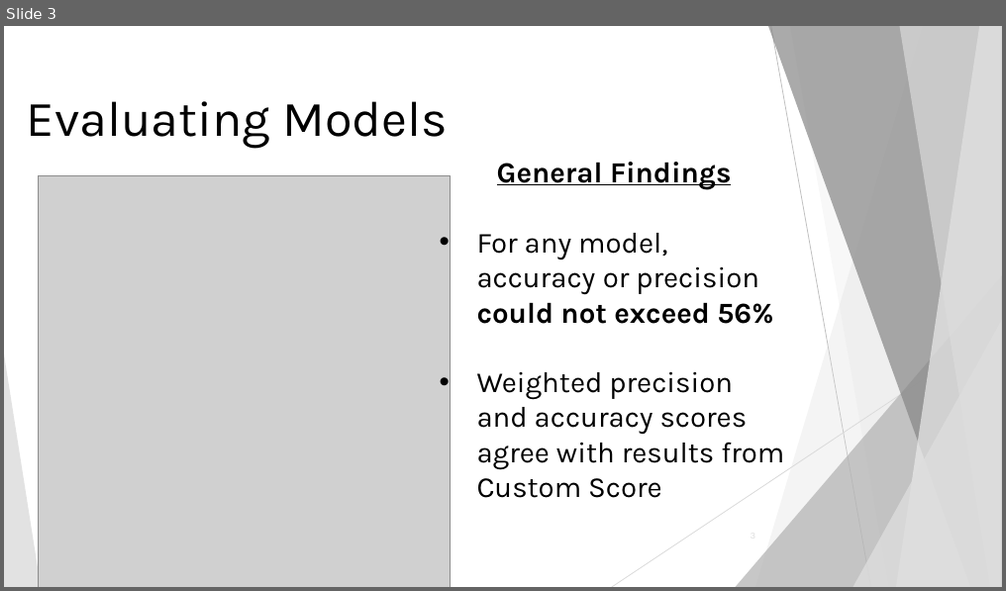
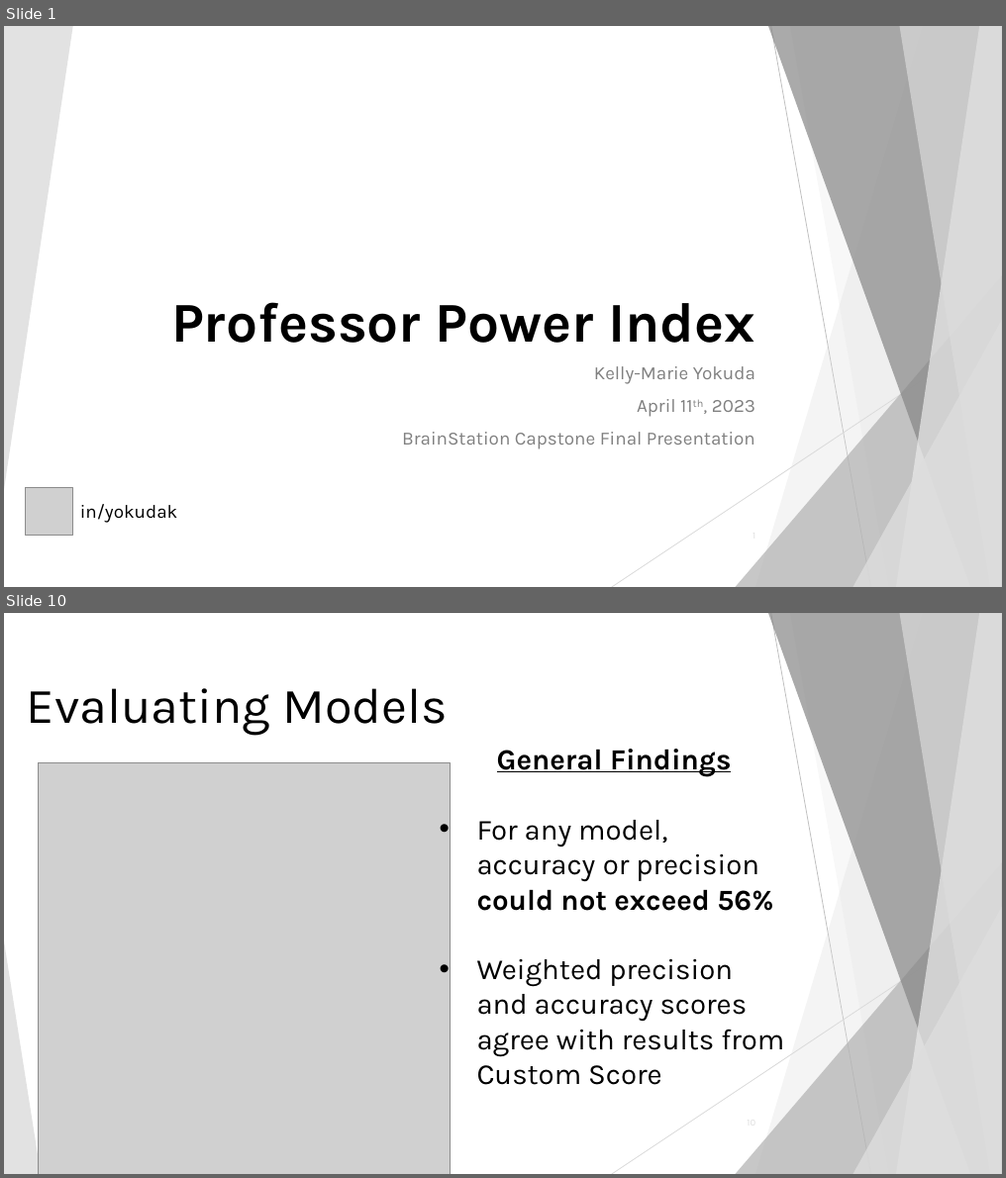
Before and after one commit to yokudake/ProfessorPowerIndex, a slide deck: Presentations and Reports/FinalPresentation_V1.pptx. Shown one above the other, each under a label of ours: slide 3 before the commit, slides 1 and 10 after it; the slides between them are not shown. The pictures are 1006x591 and 1006x1178 pixels, drawn with LibreOffice and Linux fonts; fonts in the diff are those of the drawing; grey boxes stand for pictures. Boxes give left, top, right and bottom in pixels: in the first picture for what was removed or moved away, otherwise in the second. Text is boxed around its words. In the diff, an @@ line names an element or a change of style, - is before the commit and + after.

```diff
--- a/Presentations and Reports/FinalPresentation_V1.pptx
+++ b/Presentations and Reports/FinalPresentation_V1.pptx
@@ slide 1 added at (4, 26, 1002, 587), background #FFFFFF; not listed: 9 template elements that a slide beside it also shows @@
@@ triangle added at (4, 26, 73, 490), fill #DDDDDD at 85% opacity @@
@@ title added at (171, 302, 755, 343), 54 pt, text #000000, bold @@
+Professor Power Index
@@ subtitle added at (402, 367, 755, 450), 18 pt, text #808080 @@
+Kelly-Marie Yokuda
+April 11th, 2023
+BrainStation Capstone Final Presentation
@@ picture added at (25, 488, 72, 535) @@
@@ text added at (80, 504, 178, 523), 18 pt, text #000000 @@
+in/yokudak
@@ what was slide 3 is now slide 10 @@
```
Also in this commit, not shown: 1 slide changed, 8 other slides added, 2 slides removed, 2 other files.
